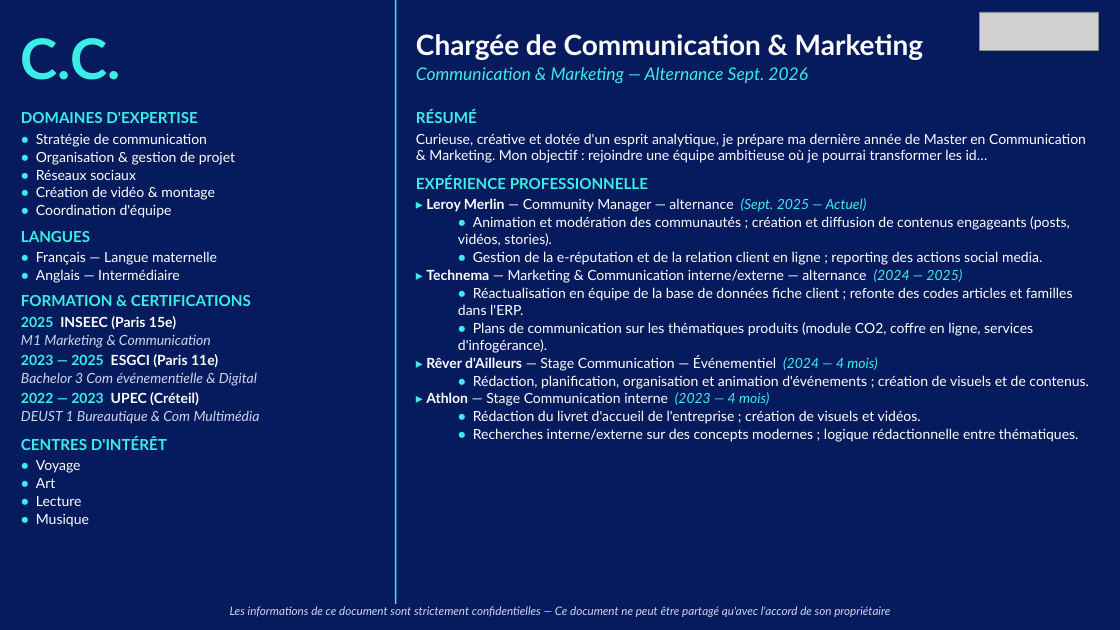
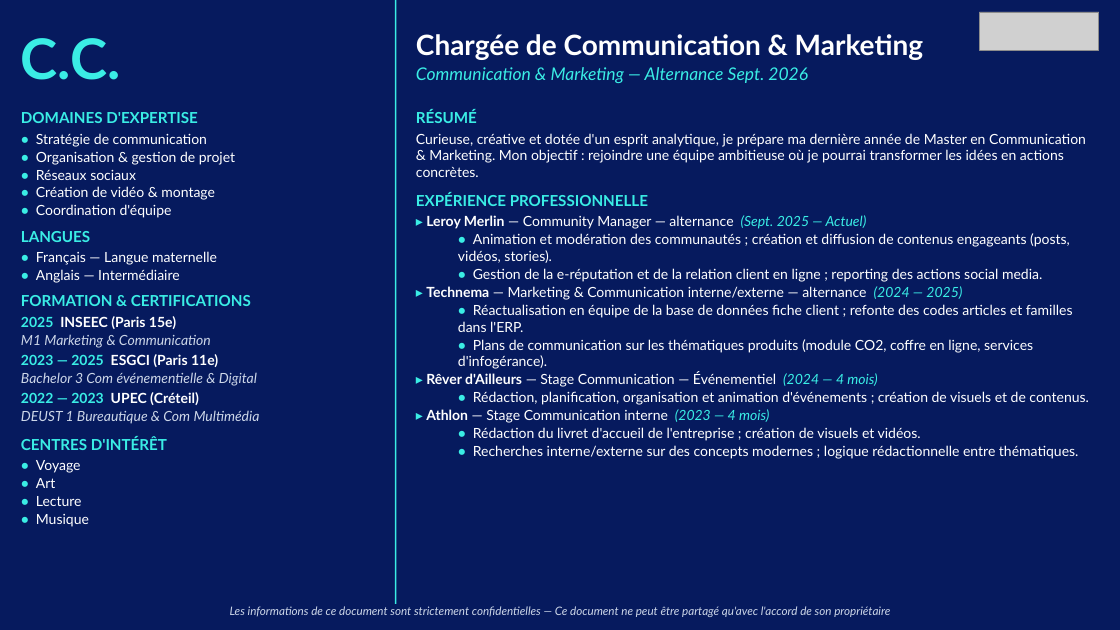
Before and after one commit to insidebankingfrance-rgb/G-n-rateur-de-CV, a slide deck: slide 1 of outputs/C.C._marketing_communication.pptx. Drawn at 1120x630 pixels with LibreOffice and Linux fonts; fonts in the diff are those of the drawing; grey boxes stand for pictures. Boxes give left, top, right and bottom in pixels: in the first picture for what was removed or moved away, otherwise in the second. Text is boxed around its words. In the diff, an @@ line names an element or a change of style, - is before the commit and + after.

```diff
--- a/outputs/C.C._marketing_communication.pptx
+++ b/outputs/C.C._marketing_communication.pptx
@@ text at box(416, 133, 1086, 177): text changed @@
-Curieuse, créative et dotée d'un esprit analytique, je prépare ma dernière année de Master en Communication & Marketing. Mon objectif : rejoindre une équipe ambitieuse où je pourrai transformer les id…
+Curieuse, créative et dotée d'un esprit analytique, je prépare ma dernière année de Master en Communication & Marketing. Mon objectif : rejoindre une équipe ambitieuse où je pourrai transformer les idées en actions concrètes.
```
Also in this commit, not shown: 16 other files.
